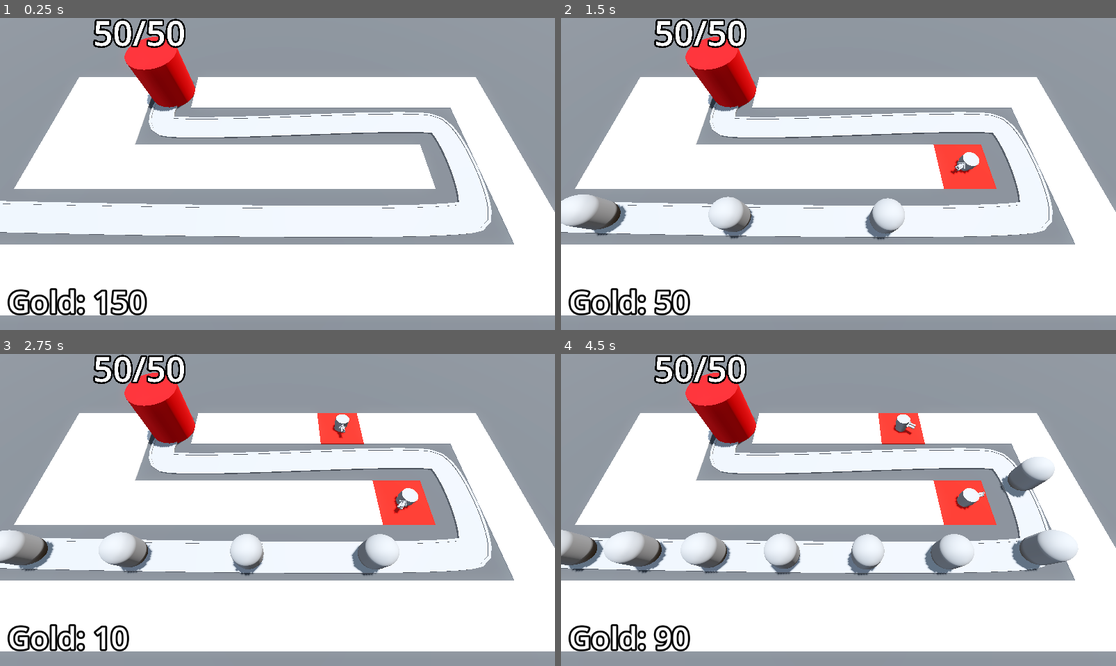
Above: before the commit, frames 1-4 (two rows, left to right).
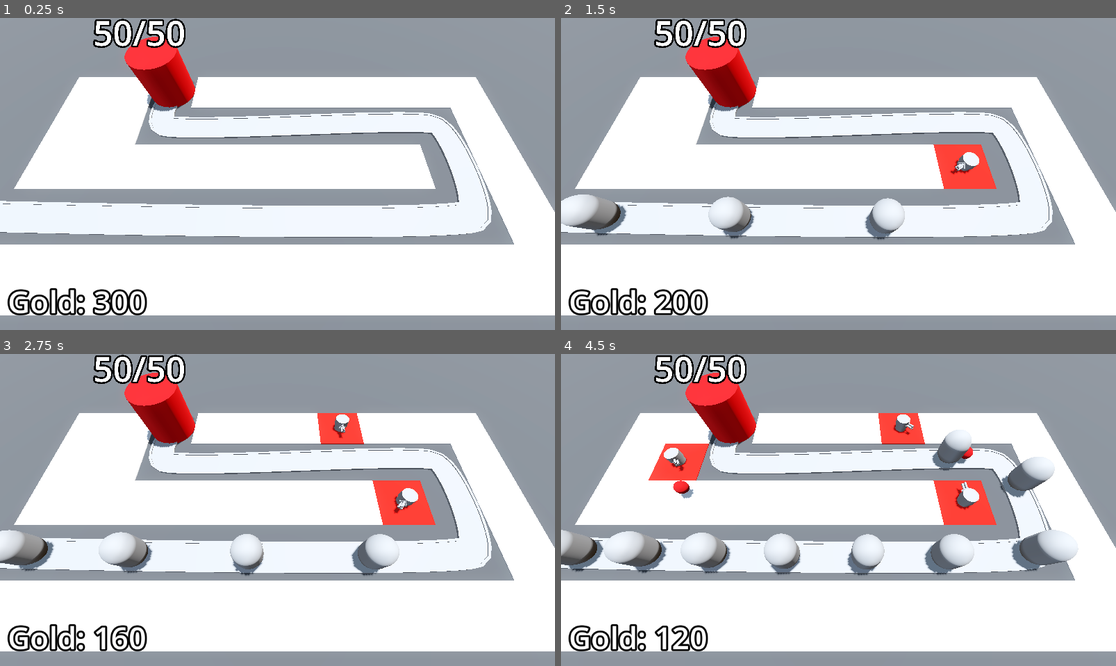
Above: after the commit, the same moments.

Repository: FabioAVSilva/Barbarian-Blaster
Game: Godot game, scene res://BaseLevel.tscn
Two runs of this game, one before a commit and one after it. Both use one fixed random seed, a clock stepped at 60 frames per second and the inputs below.
Inputs (mouse positions are in pixels of both pictures, inside the frame that each line leads up to):
- Up to frame 1 (0.25 s): no input
- Up to frame 2 (1.5 s): tap Enter at 0.5 s; move the mouse to (960, 158) at 0.52 s; press the mouse at (960, 158) at 0.53 s; move the mouse to (727, 189) at 1.27 s; release the mouse at (727, 189) at 1.28 s; click (727, 189) at 1.35 s
- Up to frame 3 (2.75 s): move the mouse to (333, 441) at 2.02 s; press the mouse at (333, 441) at 2.03 s
- Up to frame 4 (4.5 s): move the mouse to (810, 572) at 2.77 s; release the mouse at (810, 572) at 2.78 s; click (810, 572) at 2.85 s; move the mouse to (1005, 556) at 3.52 s; press the mouse at (1005, 556) at 3.53 s; move the mouse to (672, 463) at 4.27 s; release the mouse at (672, 463) at 4.28 s; click (672, 463) at 4.35 s

The runs differ from the first frame. In frame 1, 0.3% of the frame differs, in the area x 16-24%, y 86-96%; in frame 2, 0.3%; in frame 3, 0.3%; in frame 4, 2.1%, in the area x 15-77%, y 21-96%.

Commit message:
Added score to victory screen
Victory screen will award 1-3 stars based on player performance

Diff:
--- a/BaseLevel.tscn
+++ b/BaseLevel.tscn
@@ -145,6 +145,7 @@
 theme_override_constants/margin_right = 16
 theme_override_constants/margin_bottom = 16
 script = ExtResource("8_tv3th")
+starting_gold = 300
 
 [node name="Label" type="Label" parent="Bank"]
 layout_mode = 2
--- a/UserInterface/victory_layer.gd
+++ b/UserInterface/victory_layer.gd
@@ -1,5 +1,27 @@
 extends CanvasLayer
 
+@onready var star_1: TextureRect = %Star1
+@onready var star_2: TextureRect = %Star2
+@onready var star_3: TextureRect = %Star3
+@onready var health_label: Label = %HealthLabel
+@onready var money_label: Label = %MoneyLabel
+
+@onready var base = get_tree().get_first_node_in_group("base")
+@onready var bank = get_tree().get_first_node_in_group("bank")
+
+func victory() -> void:
+	visible = true
+	if base.max_health == base.current_health && bank.gold >= 500:
+		star_2.modulate = Color.WHITE
+		health_label.visible = true
+		star_3.modulate = Color.WHITE
+		money_label.visible = true
+	elif base.max_health == base.current_health:
+		star_2.modulate = Color.WHITE
+		health_label.visible = true
+	elif bank.gold >= 500:
+		star_2.modulate = Color.WHITE
+		money_label.visible = true
 
 func _on_retry_button_pressed() -> void:
 	get_tree().reload_current_scene()
--- a/UserInterface/victory_layer.tscn
+++ b/UserInterface/victory_layer.tscn
@@ -1,6 +1,7 @@
-[gd_scene load_steps=3 format=3 uid="uid://cnvymng2cmc1r"]
+[gd_scene load_steps=4 format=3 uid="uid://cnvymng2cmc1r"]
 
 [ext_resource type="Script" uid="uid://c5y8w6quv1082" path="res://UserInterface/victory_layer.gd" id="1_6k6vd"]
+[ext_resource type="Texture2D" uid="uid://c14wnowbio7lf" path="res://Assets/star.png" id="2_rt5eh"]
 
 [sub_resource type="LabelSettings" id="LabelSettings_rt5eh"]
 font_size = 96
@@ -36,6 +37,57 @@
 label_settings = SubResource("LabelSettings_rt5eh")
 horizontal_alignment = 1
 
+[node name="StarContainer" type="HBoxContainer" parent="CenterContainer/PanelContainer/VBoxContainer"]
+layout_mode = 2
+
+[node name="Star1" type="TextureRect" parent="CenterContainer/PanelContainer/VBoxContainer/StarContainer"]
+unique_name_in_owner = true
+custom_minimum_size = Vector2(128, 128)
+layout_mode = 2
+size_flags_horizontal = 3
+texture = ExtResource("2_rt5eh")
+expand_mode = 2
+stretch_mode = 5
+
+[node name="Star2" type="TextureRect" parent="CenterContainer/PanelContainer/VBoxContainer/StarContainer"]
+unique_name_in_owner = true
+modulate = Color(0, 0, 0, 1)
+custom_minimum_size = Vector2(128, 128)
+layout_mode = 2
+size_flags_horizontal = 3
+texture = ExtResource("2_rt5eh")
+expand_mode = 2
+stretch_mode = 5
+
+[node name="Star3" type="TextureRect" parent="CenterContainer/PanelContainer/VBoxContainer/StarContainer"]
+unique_name_in_owner = true
+modulate = Color(0, 0, 0, 1)
+custom_minimum_size = Vector2(128, 128)
+layout_mode = 2
+size_flags_horizontal = 3
+texture = ExtResource("2_rt5eh")
+expand_mode = 2
+stretch_mode = 5
+
+[node name="SurvivedLabel" type="Label" parent="CenterContainer/PanelContainer/VBoxContainer"]
+layout_mode = 2
+text = "Survived +1"
+horizontal_alignment = 1
+
+[node name="HealthLabel" type="Label" parent="CenterContainer/PanelContainer/VBoxContainer"]
+unique_name_in_owner = true
+visible = false
+layout_mode = 2
+text = "Full Health +1"
+horizontal_alignment = 1
+
+[node name="MoneyLabel" type="Label" parent="CenterContainer/PanelContainer/VBoxContainer"]
+unique_name_in_owner = true
+visible = false
+layout_mode = 2
+text = "money money money +1"
+horizontal_alignment = 1
+
 [node name="HBoxContainer" type="HBoxContainer" parent="CenterContainer/PanelContainer/VBoxContainer"]
 layout_mode = 2
 
--- a/enemy_path.gd
+++ b/enemy_path.gd
@@ -22,4 +22,4 @@
 			if child is PathFollow3D:
 				return
 		print("You Won!")
-		victory_layer.visible = true
+		victory_layer.victory()
Binary file added: Assets/star.png
Not shown, added: Assets/star.png.import
